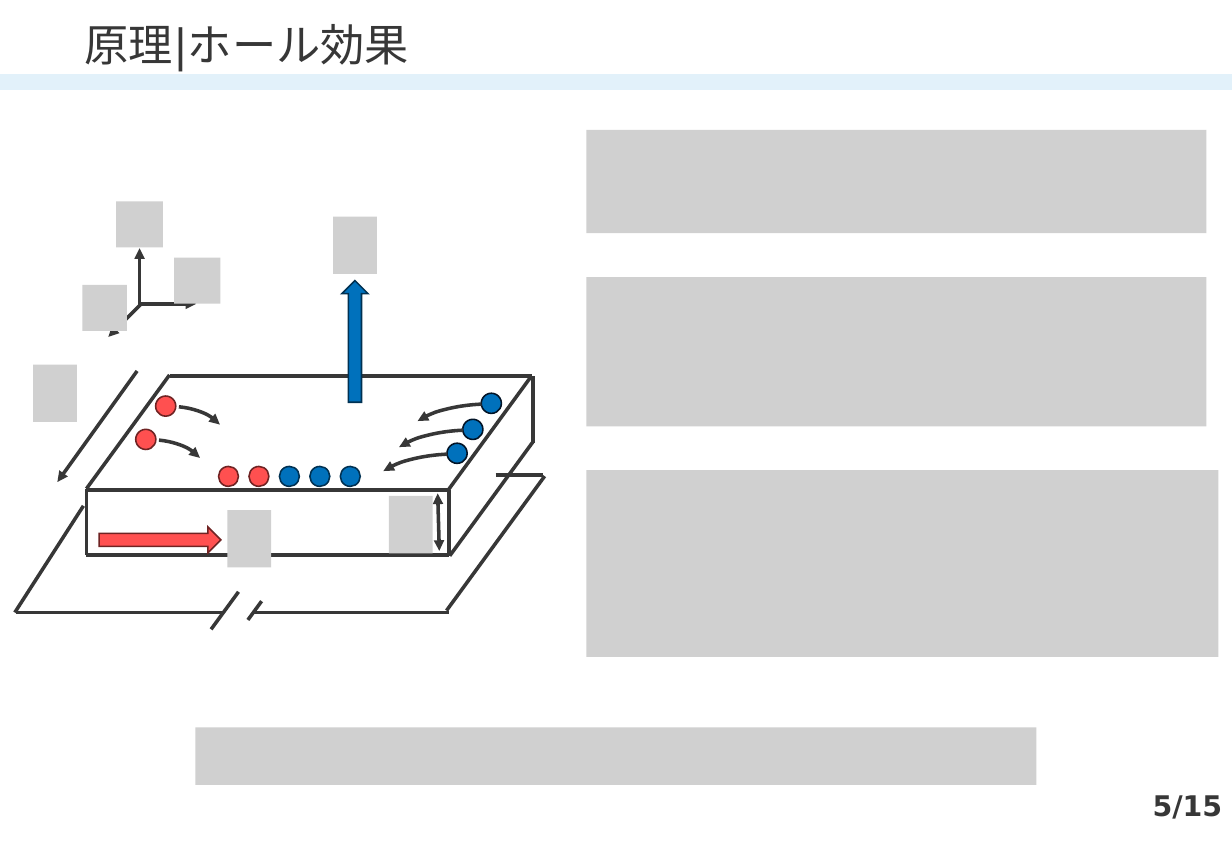
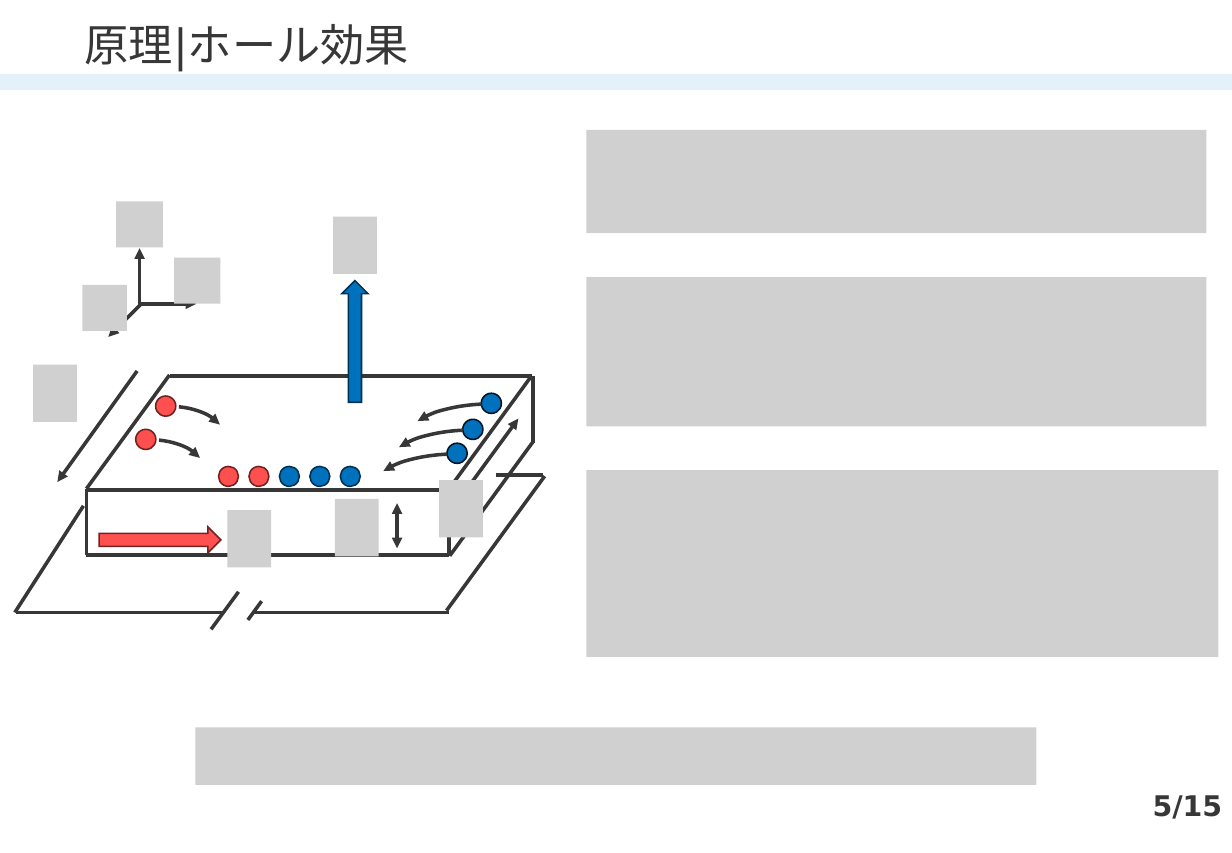
Before and after one commit to xiang-gong3944/----, a slide deck: slide 5 of 2024_06_28_半導体/1522068_半導体.pptx. Drawn at 1232x853 pixels with LibreOffice and Linux fonts; fonts in the diff are those of the drawing; grey boxes stand for pictures. Boxes give left, top, right and bottom in pixels: in the first picture for what was removed or moved away, otherwise in the second. Text is boxed around its words. In the diff, an @@ line names an element or a change of style, - is before the commit and + after.

```diff
--- a/2024_06_28_半導体/1522068_半導体.pptx
+++ b/2024_06_28_半導体/1522068_半導体.pptx
@@ double arrow added from (519, 419) to (461, 498), #373737 2.25 pt @@
@@ picture added at [334,499,379,556] @@
@@ picture removed at [389,496,433,553] @@
@@ double arrow moved from (439, 551) - (438, 494) to (397, 503) - (397, 548) @@
@@ picture added at [439,480,483,537] @@
```
Also in this commit, not shown: 8 other files.
